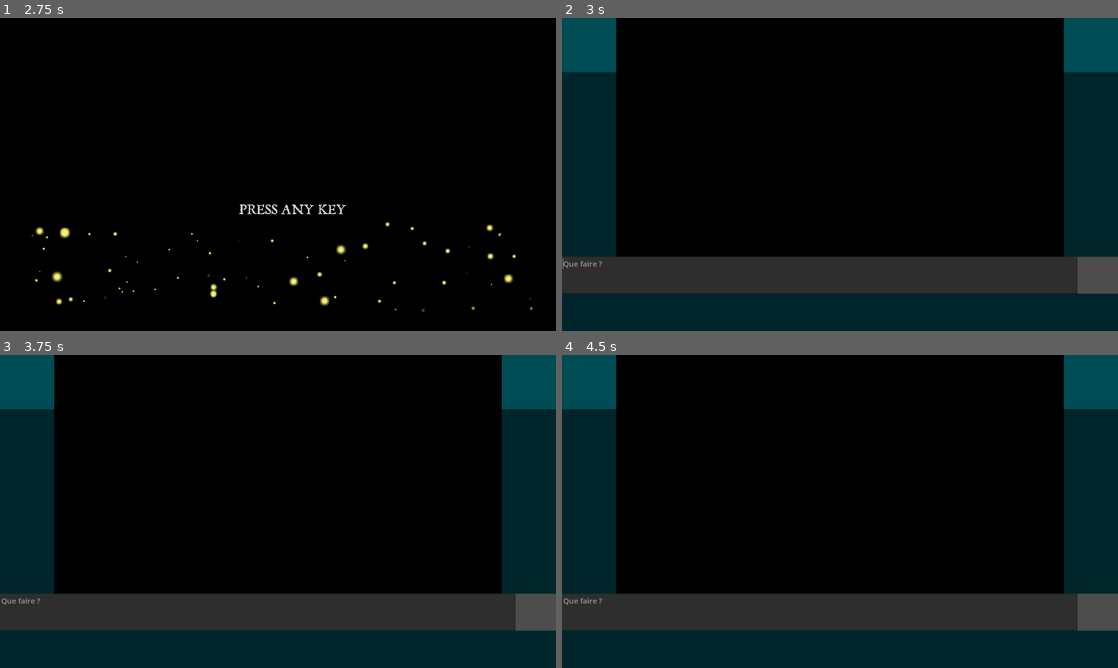
Above: before the commit, frames 1-4 (two rows, left to right).
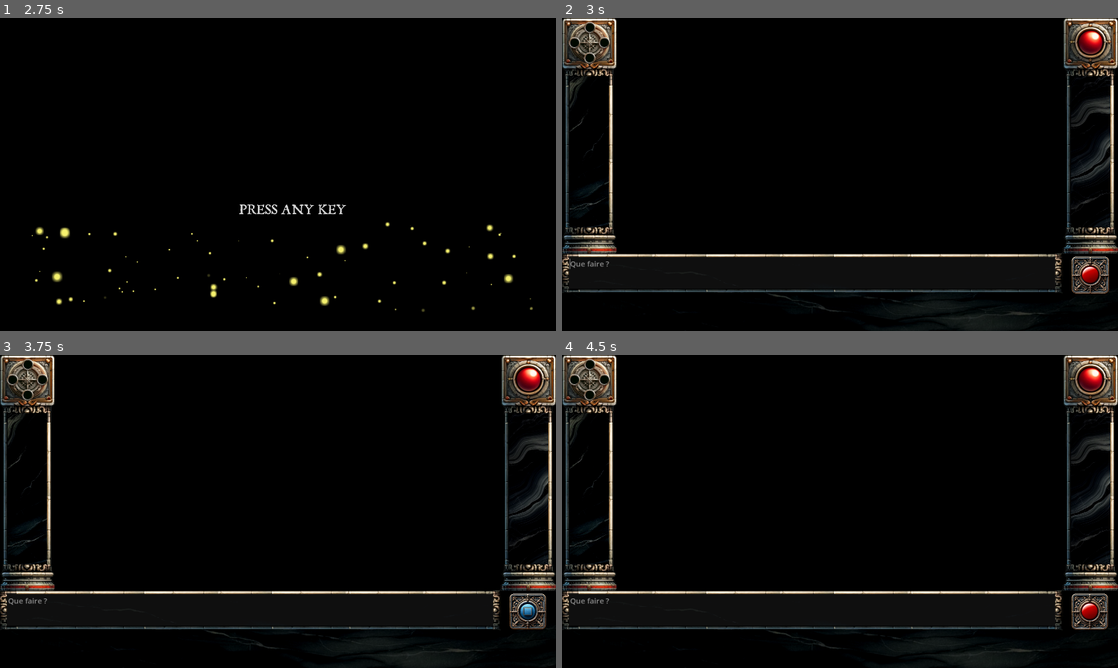
Above: after the commit, the same moments.

Repository: frangin2003/sram-remaster
Game: Godot game, scene res://scenes/00_title_screen/00_title_screen.tscn
Same seed, same stepped clock (60 frames per second), same inputs: the game is played once before the commit and once after it. Video files are missing from this copy of the repository; at most half a second of black plays in their place.
Inputs (mouse positions are in pixels of both pictures, inside the frame that each line leads up to):
- Up to frame 1 (2.75 s): click (289, 208) at 0.5 s; click (289, 208) at 1.25 s; click (289, 208) at 2 s
- Up to frame 2 (3 s): tap Enter at 2.75, 2.85 s; move the mouse to (856, 215) at 2.77 s; click (856, 215) at 2.92 s
- Up to frame 3 (3.75 s): click (528, 611) at 3.52 s
- Up to frame 4 (4.5 s): click (1090, 611) at 4.27 s

Frame 1 is identical in both runs. In frame 2, 37% of the frame differs, in the area x 0-100%, y 0-100%; in frame 3, 37%; in frame 4, 37%.

Commit message:
Enhanced GUI

Diff:
--- a/scenes/01_menhir/01_menhir.tscn
+++ b/scenes/01_menhir/01_menhir.tscn
@@ -8,20 +8,18 @@
 [node name="01_menhir" type="Node2D"]
 script = ExtResource("1_0ilvn")
 
-[node name="gui" parent="." instance=ExtResource("1_tsktu")]
-
 [node name="Control" type="Control" parent="."]
 clip_contents = true
 layout_mode = 3
 anchors_preset = 0
-offset_left = 187.0
-offset_right = 1733.0
+offset_left = 176.0
+offset_right = 1744.0
 offset_bottom = 824.0
 
 [node name="VideoStreamPlayer" type="VideoStreamPlayer" parent="Control"]
 layout_mode = 0
-offset_right = 1546.0
-offset_bottom = 824.0
+offset_right = 1568.0
+offset_bottom = 815.0
 stream = ExtResource("3_pie7w")
 autoplay = true
 expand = true
@@ -30,3 +28,5 @@
 [node name="AudioStreamPlayer" type="AudioStreamPlayer" parent="."]
 stream = ExtResource("2_kboyf")
 autoplay = true
+
+[node name="gui" parent="." instance=ExtResource("1_tsktu")]
--- a/scenes/gui/AudioInput.gd
+++ b/scenes/gui/AudioInput.gd
@@ -11,7 +11,7 @@
 func _ready():
 	var idx = AudioServer.get_bus_index("Record")
 	effect = AudioServer.get_bus_effect(idx, 0)
-	gameMasterOutput = get_node("../GameMasterColorRect/GameMasterOutput")
+	gameMasterOutput = get_node("../GameMasterBackground/GameMasterOutput")
 
 func _on_record_voice_button_audio_recording_started():
 	if !effect.is_recording_active():
@@ -30,7 +30,6 @@
 		recording.save_to_wav(Global.RECORDED_AUDIO_URL)
 		print("Audio saved to: ", Global.RECORDED_AUDIO_URL)
 
-		get_node("../LoadingSubViewportContainer").visible = true
-		get_node("../RecordVoiceButton").visible = false
+		get_node("../RecordVoiceButton").visible = true
 		gameMasterOutput.text = ""
 		LlmServer.send_to_llm_server(Global.SYSTEM, "", true)
--- a/scenes/gui/HeroTextEdit.gd
+++ b/scenes/gui/HeroTextEdit.gd
@@ -9,7 +9,7 @@
 # Called when the node enters the scene tree for the first time.
 func _ready():
 	LlmServer.connect("llm_chunk", llm_chunk)
-	gameMasterOutput = get_node("../GameMasterColorRect/GameMasterOutput")
+	gameMasterOutput = get_node("../GameMasterBackground/GameMasterOutput")
 	grab_focus()
 
 func _process(delta):
@@ -19,7 +19,6 @@
 	Global.OUTPUT += chunk
 	if (chunk == END_OF_TEXT_TAG):
 		get_node("../RecordVoiceButton").visible = true
-		get_node("../LoadingSubViewportContainer").visible = false
 		Global.add_to_memory(LlmServer.create_assistant_message(Global.OUTPUT))
 	if (chunk != BEGIN_OF_TEXT_TAG
 		and chunk != END_OF_TEXT_TAG
@@ -42,8 +41,6 @@
 		var key_event = event as InputEventKey
 		if key_event.pressed and key_event.keycode == KEY_ENTER:
 			var user_message = text # Get the text from the TextEdit
-			get_node("../LoadingSubViewportContainer").visible = true
-			get_node("../RecordVoiceButton").visible = false
 			clear()
 			gameMasterOutput.text = ""
 			LlmServer.send_to_llm_server(Global.SYSTEM, user_message)
--- a/scenes/gui/gui.tscn
+++ b/scenes/gui/gui.tscn
@@ -1,11 +1,12 @@
 [gd_scene load_steps=15 format=3 uid="uid://cdoq6xtniibw8"]
 
 [ext_resource type="Script" path="res://scenes/gui/HeroTextEdit.gd" id="1_8xywo"]
+[ext_resource type="Texture2D" uid="uid://ddoejeqbnxshx" path="res://assets/left column.png" id="1_pvayr"]
+[ext_resource type="Texture2D" uid="uid://drk7drh2kiggy" path="res://assets/right column.png" id="2_4wsxe"]
 [ext_resource type="Texture2D" uid="uid://ex077uocw0ga" path="res://scenes/gui/record_button.png" id="2_wjl6o"]
+[ext_resource type="Texture2D" uid="uid://b78i6sttf11m" path="res://assets/marble bottom.png" id="3_aja86"]
 [ext_resource type="Script" path="res://scenes/gui/RecordVoiceButton.gd" id="3_ll062"]
-[ext_resource type="Shader" path="res://scenes/gui/loading.gdshader" id="4_b3d34"]
-[ext_resource type="Script" path="res://scenes/gui/LoadingSubViewportContainer.gd" id="4_jy41m"]
-[ext_resource type="VideoStream" path="res://scenes/gui/loading.ogv" id="4_umbj2"]
+[ext_resource type="Texture2D" uid="uid://ij8bb65jyhcp" path="res://assets/text input.png" id="4_l36ue"]
 [ext_resource type="Script" path="res://scenes/gui/AudioInput.gd" id="6_o6bsm"]
 
 [sub_resource type="StyleBoxFlat" id="StyleBoxFlat_v0ddl"]
@@ -24,72 +25,61 @@
 [sub_resource type="StyleBoxFlat" id="StyleBoxFlat_3qyap"]
 bg_color = Color(0.6, 0.6, 0.6, 0)
 
-[sub_resource type="ShaderMaterial" id="ShaderMaterial_v6xl3"]
-shader = ExtResource("4_b3d34")
-shader_parameter/key_color = Vector4(0, 0, 0, 1)
-shader_parameter/threshold = 0.1
-
 [sub_resource type="AudioStreamMicrophone" id="AudioStreamMicrophone_o7xl2"]
 
 [node name="gui" type="Node2D"]
 
+[node name="BackgroundColorLeft" type="ColorRect" parent="."]
+offset_right = 168.0
+offset_bottom = 1080.0
+color = Color(0, 0, 0, 1)
+
+[node name="ColumnLeft" type="Sprite2D" parent="BackgroundColorLeft"]
+position = Vector2(95, 408)
+texture = ExtResource("1_pvayr")
+
+[node name="BackgroundColorRight" type="ColorRect" parent="."]
+offset_left = 1752.0
+offset_right = 1920.0
+offset_bottom = 1080.0
+color = Color(0, 0, 0, 1)
+
+[node name="ColumnRight" type="Sprite2D" parent="BackgroundColorRight"]
+position = Vector2(72, 408)
+texture = ExtResource("2_4wsxe")
+
+[node name="GameMasterBackground" type="Sprite2D" parent="."]
+position = Vector2(960, 947)
+texture = ExtResource("3_aja86")
+
+[node name="GameMasterOutput" type="Label" parent="GameMasterBackground"]
+z_index = 1
+offset_left = -864.0
+offset_top = 72.0
+offset_right = 1056.0
+offset_bottom = 200.0
+theme_override_font_sizes/font_size = 24
+autowrap_mode = 3
+
+[node name="HeroTextBorder" type="Sprite2D" parent="."]
+position = Vector2(864, 880)
+texture = ExtResource("4_l36ue")
+
 [node name="HeroTextEdit" type="TextEdit" parent="."]
 z_index = 1
+offset_left = 24.0
 offset_top = 824.0
-offset_right = 1781.0
-offset_bottom = 952.0
+offset_right = 1704.0
+offset_bottom = 936.0
 theme_override_font_sizes/font_size = 26
 placeholder_text = "Que faire ? "
 script = ExtResource("1_8xywo")
 
-[node name="GameMasterColorRect" type="ColorRect" parent="."]
-z_index = 1
-offset_top = 952.0
-offset_right = 1920.0
-offset_bottom = 1080.0
-color = Color(0, 0.145098, 0.164706, 1)
-
-[node name="GameMasterOutput" type="Label" parent="GameMasterColorRect"]
-z_index = 1
-layout_mode = 0
-offset_right = 1920.0
-offset_bottom = 128.0
-theme_override_font_sizes/font_size = 24
-autowrap_mode = 3
-
-[node name="InventoryLeftColorRect" type="ColorRect" parent="."]
-z_index = 1
-offset_top = 187.0
-offset_right = 187.0
-offset_bottom = 824.0
-color = Color(0, 0.145098, 0.164706, 1)
-
-[node name="CompassLeftColorRect" type="ColorRect" parent="."]
-z_index = 1
-offset_right = 187.0
-offset_bottom = 187.0
-color = Color(0, 0.298039, 0.329412, 1)
-
-[node name="InventoryRightColorRect" type="ColorRect" parent="."]
-z_index = 1
-offset_left = 1733.0
-offset_top = 187.0
-offset_right = 1920.0
-offset_bottom = 824.0
-color = Color(0, 0.145098, 0.164706, 1)
-
-[node name="ERELogoRightColorRect" type="ColorRect" parent="."]
-z_index = 1
-offset_left = 1733.0
-offset_right = 1920.0
-offset_bottom = 187.0
-color = Color(0, 0.298039, 0.329412, 1)
-
 [node name="RecordVoiceButton" type="Button" parent="."]
 z_index = 1
-offset_left = 1787.0
+offset_left = 1760.0
 offset_top = 824.0
-offset_right = 1916.0
+offset_right = 1889.0
 offset_bottom = 952.0
 theme_override_styles/normal = SubResource("StyleBoxFlat_v0ddl")
 theme_override_styles/hover = SubResource("StyleBoxFlat_lgh6u")
@@ -99,36 +89,6 @@
 icon = ExtResource("2_wjl6o")
 expand_icon = true
 script = ExtResource("3_ll062")
-
-[node name="LoadingSubViewportContainer" type="SubViewportContainer" parent="."]
-anchors_preset = 15
-anchor_right = 1.0
-anchor_bottom = 1.0
-offset_left = 1715.0
-offset_top = 820.0
-offset_right = 3715.0
-offset_bottom = 2820.0
-grow_horizontal = 2
-grow_vertical = 2
-scale = Vector2(0.12, 0.12)
-stretch = true
-script = ExtResource("4_jy41m")
-
-[node name="LoadingSubViewport" type="SubViewport" parent="LoadingSubViewportContainer"]
-handle_input_locally = false
-size = Vector2i(2000, 2000)
-render_target_update_mode = 4
-
-[node name="LoadingVideoStreamPlayer" type="VideoStreamPlayer" parent="LoadingSubViewportContainer/LoadingSubViewport"]
-material = SubResource("ShaderMaterial_v6xl3")
-clip_contents = true
-offset_left = -255.0
-offset_top = -189.0
-offset_right = -71.0
-offset_bottom = -14.0
-stream = ExtResource("4_umbj2")
-autoplay = true
-loop = true
 
 [node name="AudioInput" type="AudioStreamPlayer" parent="."]
 stream = SubResource("AudioStreamMicrophone_o7xl2")
Binary file added: assets/East.png
Not shown, added: assets/East.png.import
Binary file added: assets/North.png
Not shown, added: assets/North.png.import
Binary file added: assets/Ouest.png
Not shown, added: assets/Ouest.png.import
Binary file added: assets/South.png
Not shown, added: assets/South.png.import
Binary file added: assets/West.png
Not shown, added: assets/West.png.import
Binary file added: assets/left column.png
Not shown, added: assets/left column.png.import
(and 17 more such lines)
